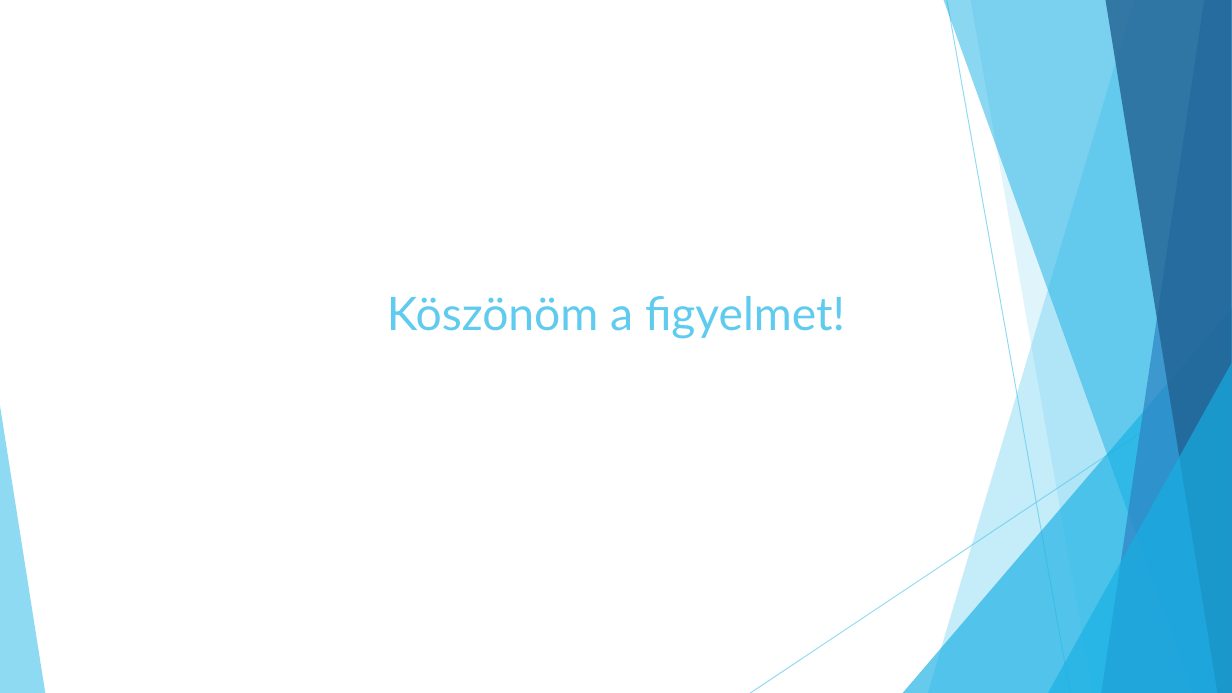
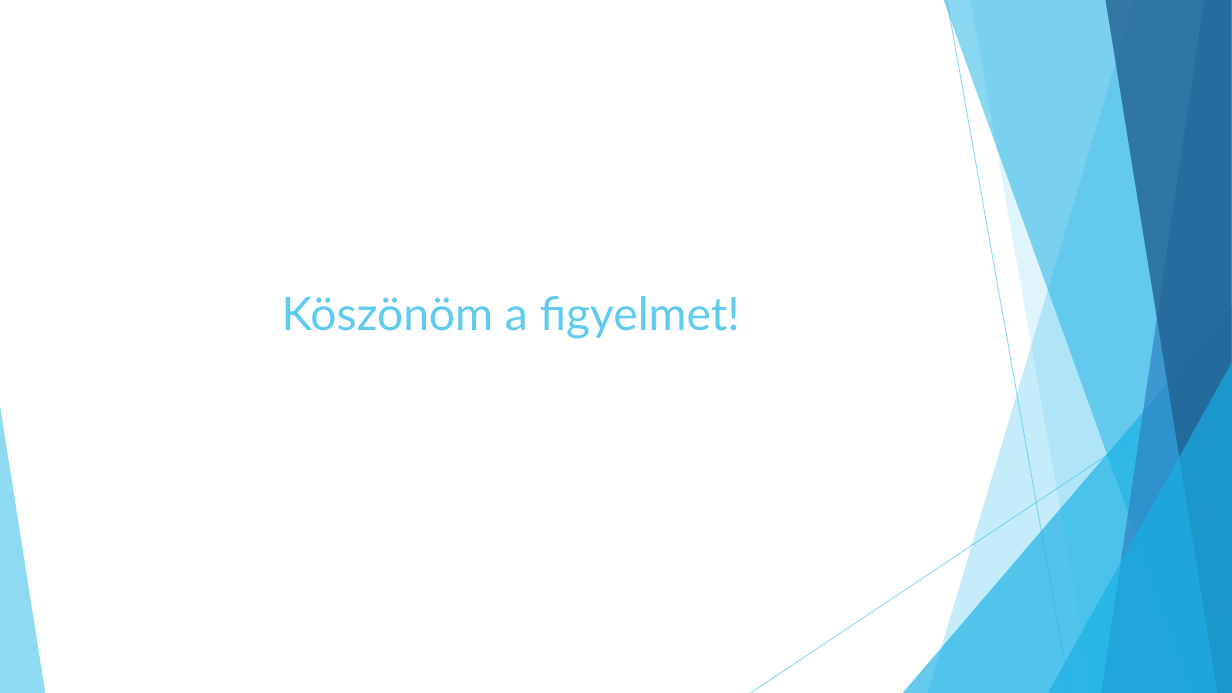
Before and after one commit to jbence1994/Virtual-Receptionist-projection, a slide deck: slide 10 of documentation/VR.pptx. Drawn at 1232x693 pixels with LibreOffice and Linux fonts; fonts in the diff are those of the drawing. Boxes give left, top, right and bottom in pixels: in the first picture for what was removed or moved away, otherwise in the second. Text is boxed around its words. In the diff, an @@ line names an element or a change of style, - is before the commit and + after.

```diff
--- a/documentation/VR.pptx
+++ b/documentation/VR.pptx
@@ title "Köszönöm a figyelmet!": place and size @@
-title "Köszönöm a figyelmet!" at [387,296,845,339]
+title "Köszönöm a figyelmet!" at [282,296,740,339]
```
Also in this commit, not shown: 2 other slides changed, 1 slide added, 1 slide removed.
